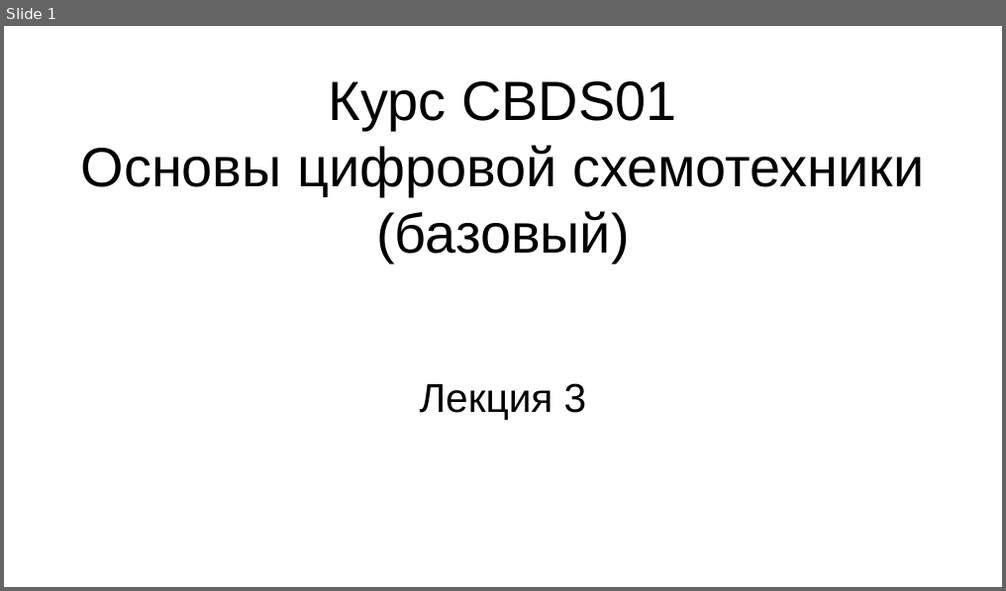
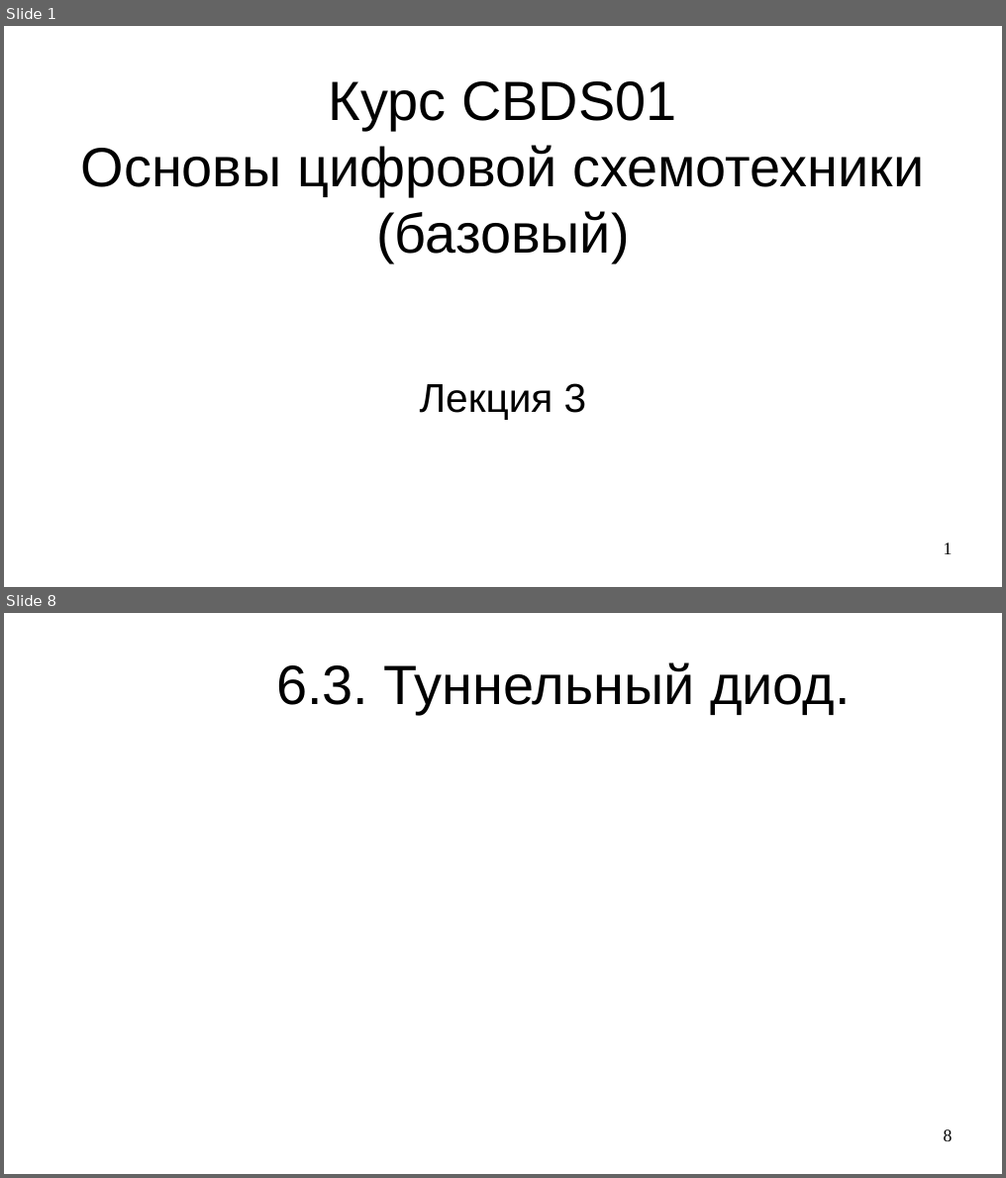
Before and after one commit to steelcraft/stud-lab, a slide deck: Лекции/СBDS01#L3.odp. Shown one above the other, each under a label of ours: slide 1 before the commit, slides 1 and 8 after it; the slides between them are not shown. The pictures are 1006x591 and 1006x1178 pixels, drawn with LibreOffice and Linux fonts; fonts in the diff are those of the drawing. Boxes give left, top, right and bottom in pixels: in the first picture for what was removed or moved away, otherwise in the second. Text is boxed around its words. In the diff, an @@ line names an element or a change of style, - is before the commit and + after.

```diff
--- a/Лекции/СBDS01#L3.odp
+++ b/Лекции/СBDS01#L3.odp
@@ slide 8 added at bbox=[4, 613, 1002, 1174], background #FFFFFF @@
@@ title added at bbox=[276, 663, 850, 714], 44 pt, text #000000 @@
+6.3. Туннельный диод.
@@ page number added at bbox=[944, 1130, 952, 1142], 14 pt, text #000000 @@
+8
@@ slide 1 changed as well @@
@@ page number added at bbox=[944, 543, 952, 555], 14 pt, text #000000 @@
+1
```
Also in this commit, not shown: 6 other slides added.
